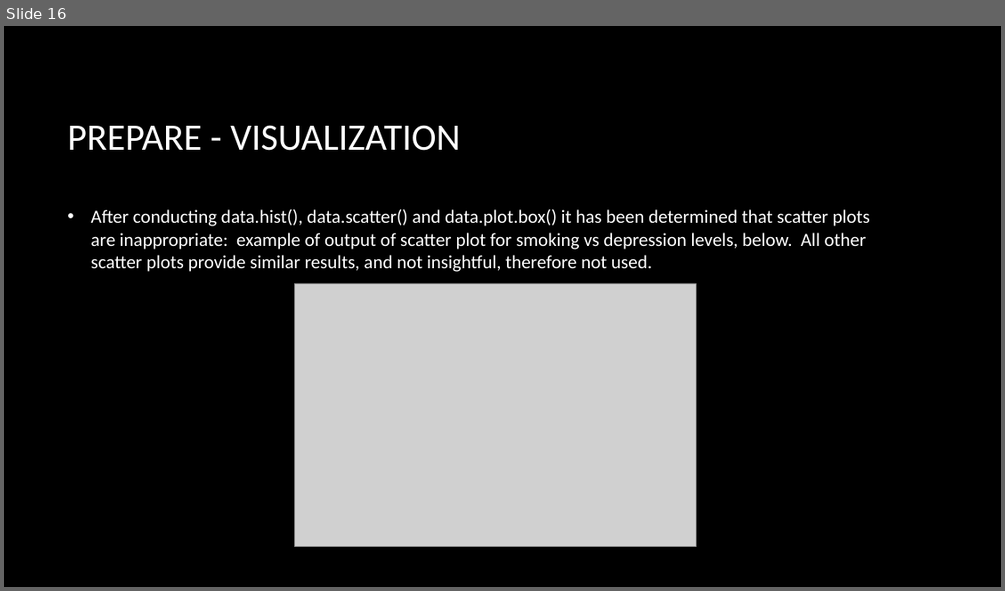
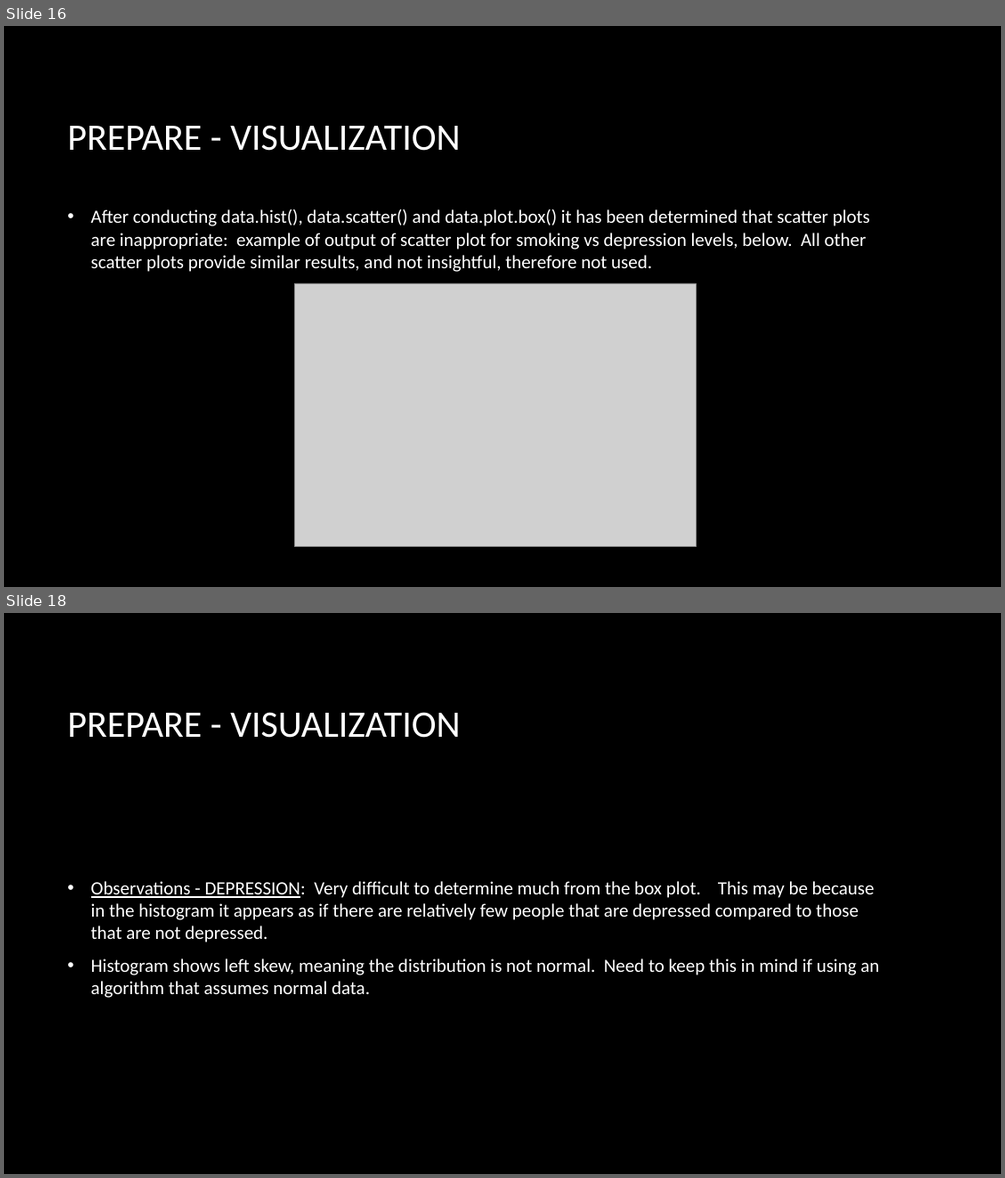
Before and after one commit to danlagos/ANA500---Week-2, a slide deck: Depression and Poverty.pptx. Shown one above the other, each under a label of ours: slide 16 before the commit, slides 16 and 18 after it; the slides between them are not shown. The pictures are 1005x591 and 1005x1178 pixels, drawn with LibreOffice and Linux fonts; fonts in the diff are those of the drawing; grey boxes stand for pictures; background and template pictures are left out. Boxes give left, top, right and bottom in pixels: in the first picture for what was removed or moved away, otherwise in the second. Text is boxed around its words. In the diff, an @@ line names an element or a change of style, - is before the commit and + after.

```diff
--- a/Depression and Poverty.pptx
+++ b/Depression and Poverty.pptx
@@ slide 18 added at box(4, 613, 1001, 1174), background picture (left out) @@
@@ title added at box(67, 712, 461, 738), 36 pt, text #FFFFFF @@
+PREPARE - VISUALIZATION
@@ text added at box(91, 881, 879, 997), 18 pt, text #FFFFFF @@
+• Observations - DEPRESSION: Very difficult to determine much from the box plot. This may be because in the histogram it appears as if there are relatively few people that are depressed compared to those that are not depressed.
+• Histogram shows left skew, meaning the distribution is not normal. Need to keep this in mind if using an algorithm that assumes normal data.
```
Also in this commit, not shown: 4 slides changed, 4 other slides added, 1 other file.
